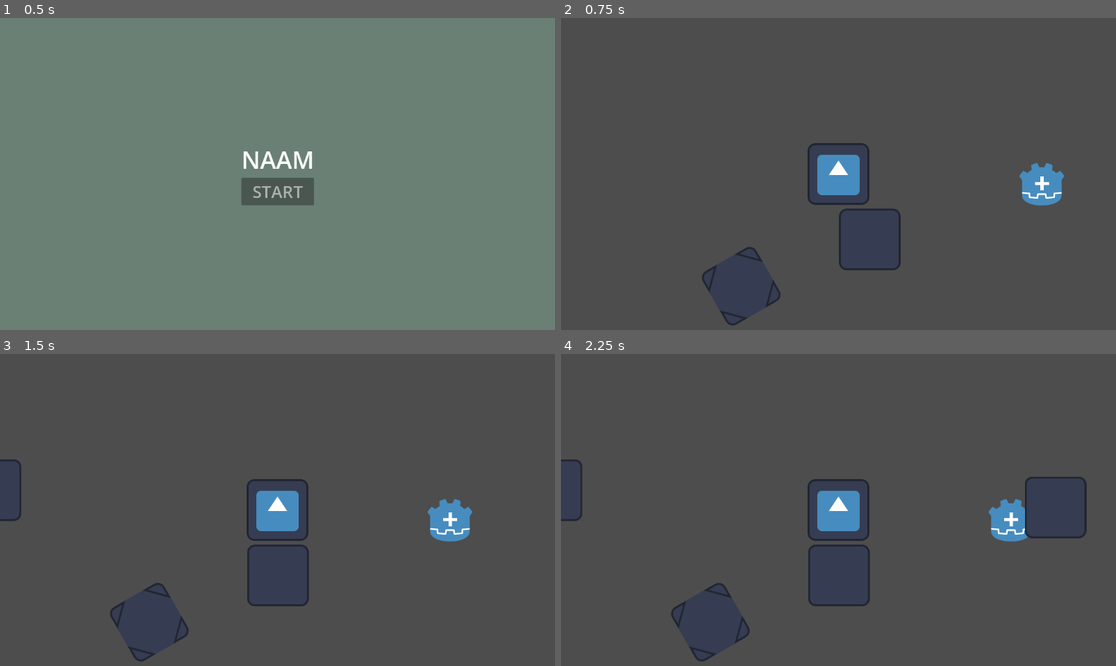
Above: before the commit, frames 1-4 (two rows, left to right).
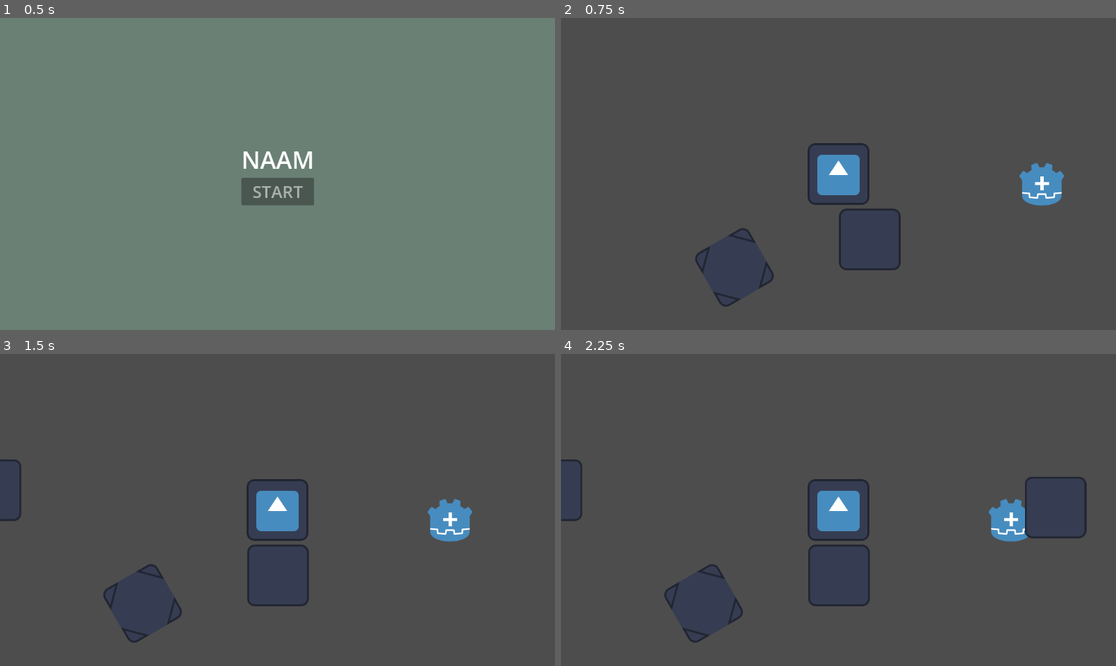
Above: after the commit, the same moments.

Repository: QtheBird/6desGameJamSABKA
Game: Godot game, scene res://UI/startScherm.tscn
Two runs of this game, one before a commit and one after it. Both use one fixed random seed, a clock stepped at 60 frames per second and the inputs below. The engine's default icon, where the game draws it, is replaced by a stand-in: a white triangle on a blue panel in a dark square.
Inputs:
- Up to frame 1 (0.5 s): no input
- Up to frame 2 (0.75 s): click "START" at 0.5 s
- Up to frame 3 (1.5 s): tap Enter at 1.25 s; hold Right (ui_right) from 1.28 s (still down)
- Up to frame 4 (2.25 s): tap Space at 2 s; release Right (ui_right) at 2.03 s; hold Down (ui_down) from 2.03 s (still down)

Frame 1 is identical in both runs. In frame 2, 0.5% of the frame differs, in the area x 24-40%, y 67-99%; in frame 3, 0.5%; in frame 4, 0.5%.

Commit message:
game over 2

Diff:
--- /dev/null
+++ b/UI/game_over.gd
@@ -0,0 +1,6 @@
+extends Control
+
+
+
+func _on_start_pressed():
+	get_tree().reload_current_scene()
--- /dev/null
+++ b/UI/game_over.tscn
@@ -0,0 +1,50 @@
+[gd_scene load_steps=2 format=3 uid="uid://c2icrhv46vhxs"]
+
+[ext_resource type="Script" path="res://UI/game_over.gd" id="1_6jqdr"]
+
+[node name="gameOver" type="Control"]
+layout_mode = 3
+anchors_preset = 15
+anchor_right = 1.0
+anchor_bottom = 1.0
+grow_horizontal = 2
+grow_vertical = 2
+script = ExtResource("1_6jqdr")
+
+[node name="ColorRect" type="ColorRect" parent="."]
+layout_mode = 1
+anchors_preset = 15
+anchor_right = 1.0
+anchor_bottom = 1.0
+grow_horizontal = 2
+grow_vertical = 2
+color = Color(0.862745, 0.145098, 0.231373, 0.54902)
+
+[node name="VBoxContainer" type="VBoxContainer" parent="."]
+layout_mode = 1
+anchors_preset = 8
+anchor_left = 0.5
+anchor_top = 0.5
+anchor_right = 0.5
+anchor_bottom = 0.5
+offset_left = -20.0
+offset_top = -20.0
+offset_right = 20.0
+offset_bottom = 20.0
+grow_horizontal = 2
+grow_vertical = 2
+alignment = 1
+
+[node name="naam" type="Label" parent="VBoxContainer"]
+layout_mode = 2
+theme_override_font_sizes/font_size = 50
+text = "GAME OVER"
+horizontal_alignment = 1
+
+[node name="start" type="Button" parent="VBoxContainer"]
+modulate = Color(1, 1, 1, 0.32549)
+layout_mode = 2
+theme_override_font_sizes/font_size = 35
+text = "RESTART"
+
+[connection signal="pressed" from="VBoxContainer/start" to="." method="_on_start_pressed"]
--- a/instances/dangerobstakel.tscn
+++ b/instances/dangerobstakel.tscn
@@ -5,6 +5,21 @@
 
 [sub_resource type="RectangleShape2D" id="RectangleShape2D_4h5vo"]
 size = Vector2(112, 111)
+
+[sub_resource type="Animation" id="Animation_qw30k"]
+length = 0.001
+tracks/0/type = "value"
+tracks/0/imported = false
+tracks/0/enabled = true
+tracks/0/path = NodePath(".:rotation")
+tracks/0/interp = 1
+tracks/0/loop_wrap = true
+tracks/0/keys = {
+"times": PackedFloat32Array(0),
+"transitions": PackedFloat32Array(1),
+"update": 0,
+"values": [6.28319]
+}
 
 [sub_resource type="Animation" id="Animation_lj78g"]
 resource_name = "spin"
@@ -20,21 +35,6 @@
 "transitions": PackedFloat32Array(1, 1),
 "update": 0,
 "values": [0.0, 6.28319]
-}
-
-[sub_resource type="Animation" id="Animation_qw30k"]
-length = 0.001
-tracks/0/type = "value"
-tracks/0/imported = false
-tracks/0/enabled = true
-tracks/0/path = NodePath(".:rotation")
-tracks/0/interp = 1
-tracks/0/loop_wrap = true
-tracks/0/keys = {
-"times": PackedFloat32Array(0),
-"transitions": PackedFloat32Array(1),
-"update": 0,
-"values": [6.28319]
 }
 
 [sub_resource type="AnimationLibrary" id="AnimationLibrary_cyati"]
--- a/instances/speler.gd
+++ b/instances/speler.gd
@@ -6,6 +6,7 @@
 var previousPosition = Vector2(0,0)
 var stepSize = 64
 var inputAllowed = true
+@onready var gameOver = $CanvasLayer/gameOver
 
 func _input(event):
 	if inputAllowed:
@@ -55,3 +56,4 @@
 		self.position = previousPosition
 	elif area is danger:
 		inputAllowed = false
+		gameOver.visible = true
--- a/instances/speler.tscn
+++ b/instances/speler.tscn
@@ -1,7 +1,8 @@
-[gd_scene load_steps=5 format=3 uid="uid://c3ahugo08oqf2"]
+[gd_scene load_steps=6 format=3 uid="uid://c3ahugo08oqf2"]
 
 [ext_resource type="Script" path="res://instances/speler.gd" id="1_g1itu"]
 [ext_resource type="Texture2D" uid="uid://urjc3xdcirde" path="res://icon.svg" id="2_25igs"]
+[ext_resource type="PackedScene" uid="uid://c2icrhv46vhxs" path="res://UI/game_over.tscn" id="3_hc782"]
 
 [sub_resource type="CircleShape2D" id="CircleShape2D_bd2xv"]
 radius = 28.0179
@@ -25,4 +26,9 @@
 
 [node name="Camera2D" type="Camera2D" parent="."]
 
+[node name="CanvasLayer" type="CanvasLayer" parent="."]
+
+[node name="gameOver" parent="CanvasLayer" instance=ExtResource("3_hc782")]
+visible = false
+
 [connection signal="area_entered" from="Area2D" to="." method="_on_area_2d_area_entered"]
--- a/levels/level1.tscn
+++ b/levels/level1.tscn
@@ -16,4 +16,4 @@
 position = Vector2(422, 21)
 
 [node name="obstakel2" parent="." instance=ExtResource("4_mj64a")]
-position = Vector2(-202, 233)
+position = Vector2(-216, 194)
